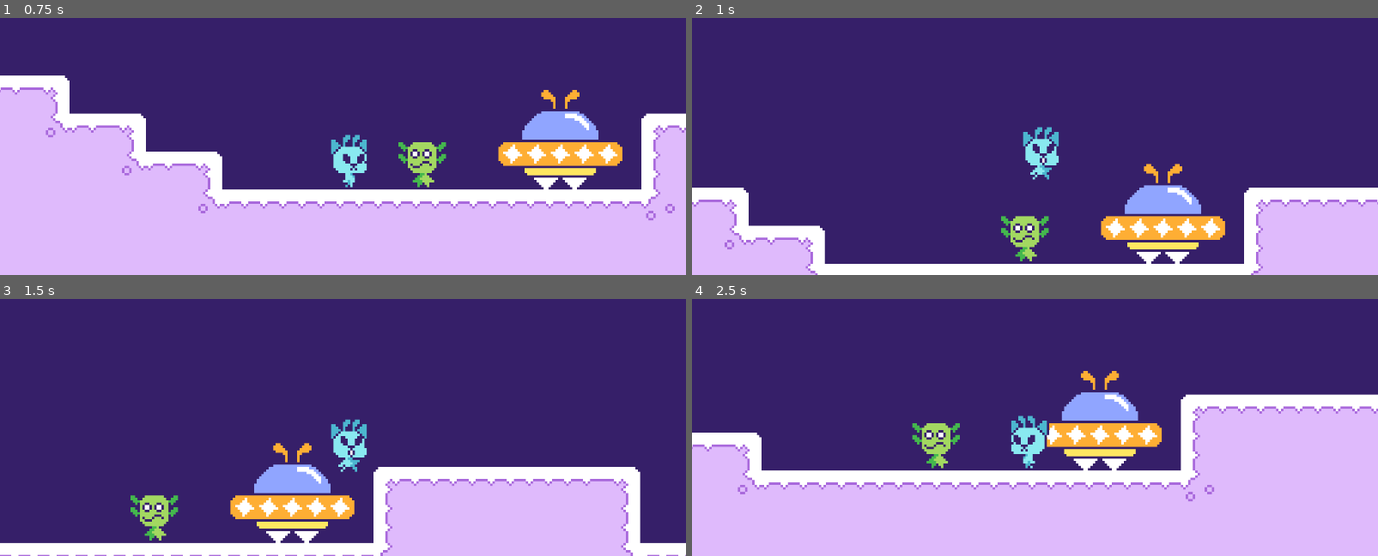
Above: before the commit, frames 1-4 (two rows, left to right).
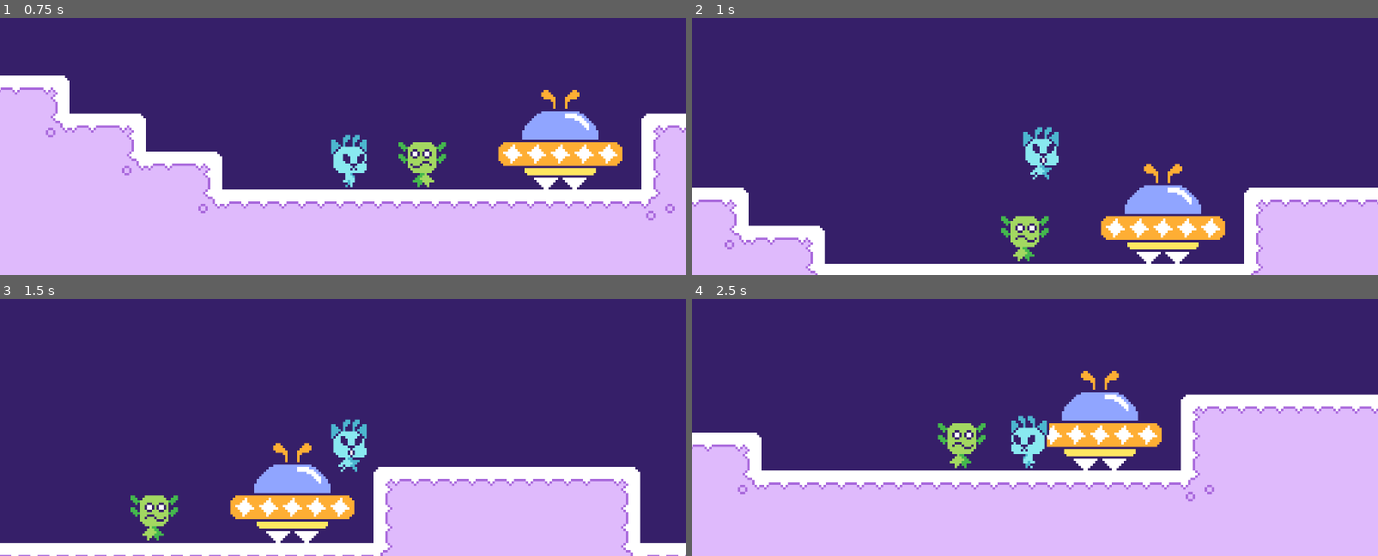
Above: after the commit, the same moments.

Repository: Zazorah/secret-santa-2025
Game: Godot game, scene res://World/Placeholder/TestRoom.tscn
Two runs of this game, one before a commit and one after it. Both use one fixed random seed, a clock stepped at 60 frames per second and the inputs below.
Inputs:
- Up to frame 1 (0.75 s): hold D (move_right) from 0.53 s (still down)
- Up to frame 2 (1 s): keep holding D (move_right); tap W (jump) at 0.77 s
- Up to frame 3 (1.5 s): keep holding D (move_right)
- Up to frame 4 (2.5 s): tap W (jump) at 1.52 s; release D (move_right) at 2.03 s; hold A (move_left) from 2.03 s (still down)

Frame 1 is identical in both runs. In frame 2, 0.3% of the frame differs, in the area x 46-51%, y 79-95%; in frame 3, 0.3%; in frame 4, 1.1%, in the area x 32-43%, y 48-66%.

Commit message:
NPC Watching State

Diff:
--- a/Entities/Characters/NPCs/EntityNPC.gd
+++ b/Entities/Characters/NPCs/EntityNPC.gd
@@ -10,7 +10,7 @@
 @export var cutscene_key: StringName
 
 # State
-enum State { IDLE, WANDERING, TALKING, WATCHING }
+enum State {IDLE, WANDERING, TALKING, WATCHING}
 var current_state: State = State.IDLE
 
 # Wandering
@@ -23,7 +23,10 @@
 var wander_timer: float
 var wander_target: Vector2
 var spawn_position: Vector2
-var wander_tolerancce: float = 5.0
+var wander_tolerance: float = 5.0
+
+# Watching
+@export var watching_tolerance: float = 32.0
 
 # Interaction Zone
 var interaction_zone: InteractionZone
@@ -38,12 +41,20 @@
 	wander_timer = randf_range(wander_idle_time_min, wander_idle_time_max)
 
 func _process(delta: float) -> void:
+	# Interrupt state and begin watching if near player.
+	if not current_state == State.TALKING and not current_state == State.WATCHING:
+		if _is_near_player():
+			print("Hello, Player!")
+			change_state(State.WATCHING)
+
 	# Update based on state.
 	match current_state:
 		State.IDLE:
 			_process_idle(delta)
 		State.WANDERING:
 			_process_wandering(delta)
+		State.WATCHING:
+			_process_watching(delta)
 
 func update_velocity(delta: float):
 	if current_state == State.WANDERING:
@@ -69,6 +80,8 @@
 			wander_timer = randf_range(wander_idle_time_min, wander_idle_time_max)
 		State.WANDERING:
 			wander_timer = randf_range(wander_idle_time_min, wander_idle_time_max)
+		State.WATCHING:
+			velocity.x = 0
 		_:
 			pass
 
@@ -92,9 +105,16 @@
 			wander_timer = randf_range(wander_idle_time_min, wander_idle_time_max)
 
 func _process_wandering(_delta: float) -> void:
-	if abs(global_position.x - wander_target.x) <= wander_tolerancce:
+	if abs(global_position.x - wander_target.x) <= wander_tolerance:
 		change_state(State.IDLE)
 		return
+
+func _process_watching(_delta: float) -> void:
+	if visualizer:
+		visualizer.face_direction(GameManager.player.global_position)
+
+	if not _is_near_player():
+		change_state(State.IDLE)
 
 # Path-finding methods for Wandering state
 func _find_valid_wander_target() -> bool:
@@ -111,7 +131,7 @@
 	return false
 
 func _is_valid_wander_position(target_pos: Vector2) -> bool:
-	if abs(target_pos.x - global_position.x) < wander_tolerancce * 2:
+	if abs(target_pos.x - global_position.x) < wander_tolerance * 2:
 		return false
 
 	var direction = sign(target_pos.x - global_position.x)
@@ -138,3 +158,11 @@
 # Interaction Management Methods
 func _setup_interaction_zone() -> void:
 	pass
+
+# Utility Methods
+func _is_near_player() -> bool:
+	if GameManager.player:
+		if abs(global_position.x - GameManager.player.global_position.x) <= watching_tolerance:
+			return true
+
+	return false
--- a/Entities/Characters/Player/EntityPlayer.gd
+++ b/Entities/Characters/Player/EntityPlayer.gd
@@ -10,7 +10,7 @@
 @export var friction: float = 1200.0
 
 # States
-enum State { IDLE, WALKING, JUMPING, FALLING }
+enum State {IDLE, WALKING, JUMPING, FALLING}
 var current_state: State = State.IDLE
 
 func _ready() -> void:
@@ -19,6 +19,8 @@
 	await get_tree().create_timer(0.1).timeout
 	if GameManager.camera:
 		GameManager.camera.focus_target = self
+
+	GameManager.player = self
 
 func update_velocity(delta: float):
 	# Get horizontal input
--- a/Entities/EntityVisualizer.gd
+++ b/Entities/EntityVisualizer.gd
@@ -32,6 +32,10 @@
 	if sprite_frames.has_animation(key):
 		play(key)
 
+func face_direction(target_position: Vector2):
+	var parent_pos = get_parent().global_position
+	flip_h = parent_pos < target_position
+
 # Effect Methods
 func squish(strength = 1.0):
 	scale.x = 0.6 / strength
--- a/Utility/GameManager.gd
+++ b/Utility/GameManager.gd
@@ -2,5 +2,8 @@
 
 ## Autoload manager of global game-state
 
+# Player
+var player: Node2D
+
 # Camera
 var camera: Camera
